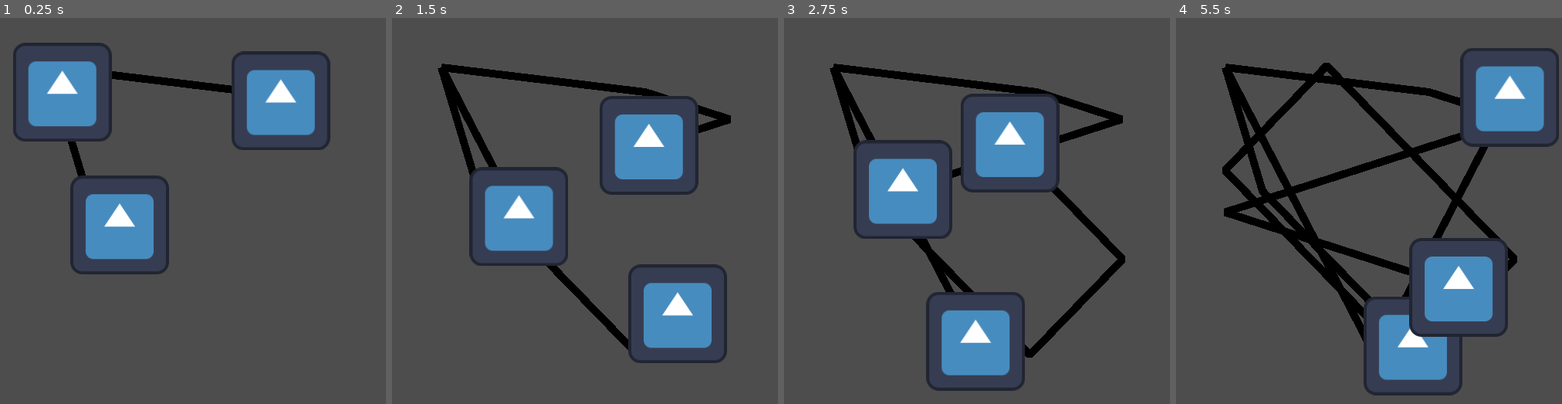
Above: before the commit, frames 1-4 (left to right).
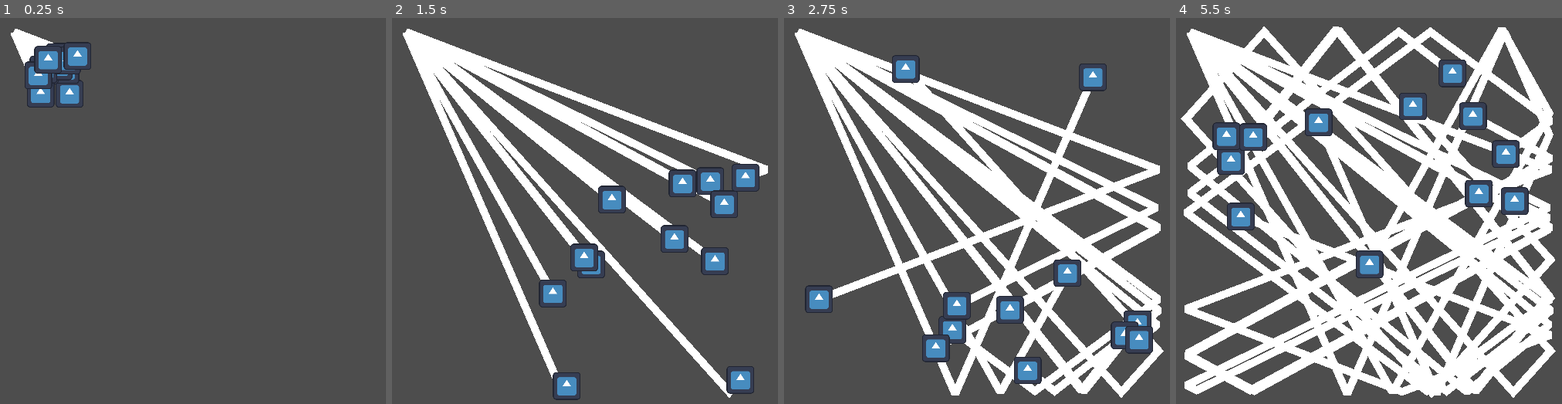
Above: after the commit, the same moments.

Repository: knuklz/MiniJam165
Game: Godot game, scene res://Main.tscn
The game is run twice, just before and just after one commit, with the same random seed, the same clock (stepped at 60 frames per second) and the same inputs. The engine's default icon, where the game draws it, is replaced by a stand-in: a white triangle on a blue panel in a dark square.
Inputs:
- Up to frame 1 (0.25 s): no input
- Up to frame 2 (1.5 s): no input
- Up to frame 3 (2.75 s): no input
- Up to frame 4 (5.5 s): no input

The runs differ from the first frame. In frame 1, 12% of the frame differs, in the area x 2-86%, y 2-67%; in frame 2, 28%; in frame 3, 37%; in frame 4, 58%, in the area x 1-100%, y 2-99%.

Commit message:
Centered Brush on scaled sprite
Brush now centered on sprite and scales appropriately.

Colour test on a basic level, commented out to not conflict with other branch.

Diff:
--- a/Brush.tscn
+++ b/Brush.tscn
@@ -7,10 +7,10 @@
 texture = ExtResource("1_pk1aj")
 centered = false
 script = ExtResource("2_gbsqb")
+min = 333
+max = 125
 
 [node name="Line2D" type="Line2D" parent="."]
 top_level = true
 z_index = -1
-position = Vector2(64, 64)
 points = PackedVector2Array(0, 0)
-default_color = Color(0, 0, 0, 1)
--- a/Main.tscn
+++ b/Main.tscn
@@ -7,9 +7,37 @@
 script = ExtResource("1_m3iqr")
 
 [node name="Icon" parent="." instance=ExtResource("2_novlu")]
+scale = Vector2(0.28, 0.28)
 
 [node name="Icon2" parent="." instance=ExtResource("2_novlu")]
-position = Vector2(48, 160)
+scale = Vector2(0.28, 0.28)
 
 [node name="Icon3" parent="." instance=ExtResource("2_novlu")]
-position = Vector2(264, 32)
+scale = Vector2(0.28, 0.28)
+
+[node name="Icon4" parent="." instance=ExtResource("2_novlu")]
+scale = Vector2(0.28, 0.28)
+
+[node name="Icon5" parent="." instance=ExtResource("2_novlu")]
+scale = Vector2(0.28, 0.28)
+
+[node name="Icon6" parent="." instance=ExtResource("2_novlu")]
+scale = Vector2(0.28, 0.28)
+
+[node name="Icon7" parent="." instance=ExtResource("2_novlu")]
+scale = Vector2(0.28, 0.28)
+
+[node name="Icon8" parent="." instance=ExtResource("2_novlu")]
+scale = Vector2(0.28, 0.28)
+
+[node name="Icon9" parent="." instance=ExtResource("2_novlu")]
+scale = Vector2(0.28, 0.28)
+
+[node name="Icon10" parent="." instance=ExtResource("2_novlu")]
+scale = Vector2(0.28, 0.28)
+
+[node name="Icon11" parent="." instance=ExtResource("2_novlu")]
+scale = Vector2(0.28, 0.28)
+
+[node name="Icon12" parent="." instance=ExtResource("2_novlu")]
+scale = Vector2(0.28, 0.28)
--- a/brush.gd
+++ b/brush.gd
@@ -1,11 +1,15 @@
 extends Sprite2D
 
+@export var min:int #= 50
+@export var max:int #= 200
+#$Line2D
+@onready var xSP: int = randi_range(min,max)
+@onready var ySP: int = randi_range(min,max)
 
-#$Line2D
-var xSP: int = randi_range(10,200)
-var ySP: int = randi_range(10,200)
+@onready var speed: Vector2 = Vector2(xSP,ySP)
 
-@export var speed: Vector2 = Vector2(xSP,ySP)
+#@export var tr_Col: Color = Color(randf_range(.2,.8),randf_range(.2,.7),randf_range(.2,.8),.1)
+
 # Get the height and width of the sprite for checking boundaries
 var height: Vector2 = texture.get_size()
 #var width: int = Texture.get_width()
@@ -18,14 +22,18 @@
 
 # Variable to store the trail
 @onready var trail: Line2D = $Line2D
-
-
+@onready var world: Node2D = null
 
 
 # Called when the node enters the scene tree for the first time.
 func _ready() -> void:
 	#print($".".scale)
-	pass # Replace with function body.
+	#trail.default_color = tr_Col
+	trail.position = Vector2((height.x * scale.x)/2,(height.y * scale.x)/2)
+	world = get_parent()
+	wHeight = world.WORLD_HEIGHT
+	wWidth = world.WORLD_WIDTH
+	#pass # Replace with function body.
 
 
 # Called every frame. 'delta' is the elapsed time since the previous frame.
@@ -34,10 +42,10 @@
 	trail.add_point(position)
 
 
-	if((position.x >=  (wWidth-height.x) and (speed.x > 0)) or (position.x<=0) and speed.x <0):
+	if((position.x >=  (wWidth-(height.x * scale.x)) and (speed.x > 0)) or (position.x<=0) and speed.x <0):
 		speed.x = speed.x * -1
 
-	if((position.y >=  (wHeight-height.x) and (speed.y > 0)) or (position.y<=0) and speed.y <0):
+	if((position.y >=  (wHeight-(height.y * scale.x)) and (speed.y > 0)) or (position.y<=0) and speed.y <0):
 		speed.y = speed.y * -1
 	# Update the X position based on the speed variable
 	position += speed*delta
--- a/main.gd
+++ b/main.gd
@@ -1,10 +1,11 @@
 extends Node2D
 
-@export var WORLD_HEIGHT: int = 500
-@export var WORLD_WIDTH : int = 500
-
+@export var WORLD_HEIGHT: int = 500 #size.y
+@export var WORLD_WIDTH : int = 500 # size.x
 # Called when the node enters the scene tree for the first time.
 func _ready() -> void:
+	#WORLD_HEIGHT= get_window().size.x
+
 	pass # Replace with function body.
 
 
